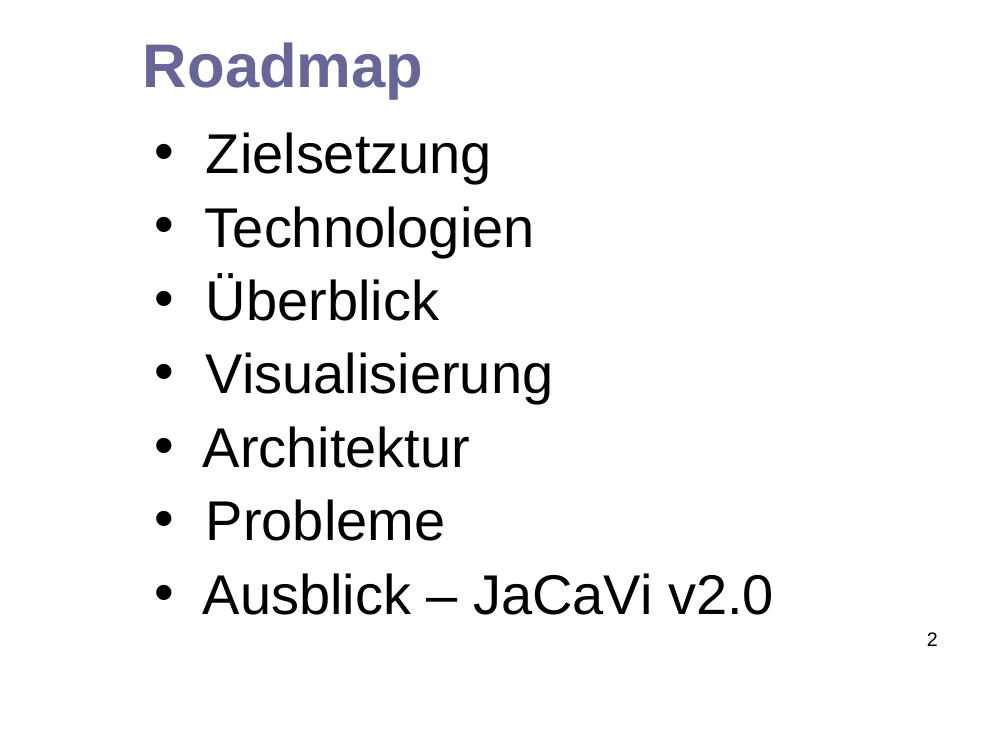
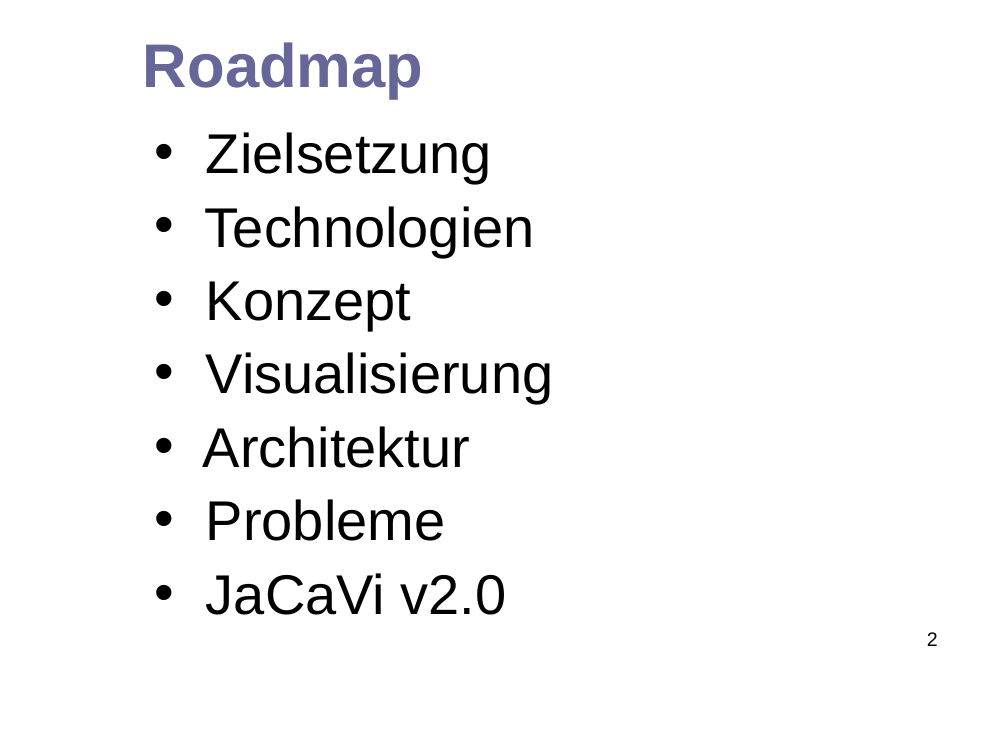
Before and after one commit to hheimbuerger/jacavi, a slide deck: slide 2 of docs/presentation documents/Abschlusspräsentation_JaCaVi.odp. Drawn at 1008x756 pixels with LibreOffice and Linux fonts; fonts in the diff are those of the drawing; background and template pictures are left out. Boxes give left, top, right and bottom in pixels: in the first picture for what was removed or moved away, otherwise in the second. Text is boxed around its words. In the diff, an @@ line names an element or a change of style, - is before the commit and + after.

```diff
--- a/docs/presentation documents/Abschlusspräsentation_JaCaVi.odp
+++ b/docs/presentation documents/Abschlusspräsentation_JaCaVi.odp
@@ text at (206, 281, 411, 330): text changed @@
-• Überblick
+• Konzept
@@ text at (206, 573, 507, 615): text changed @@
-• Ausblick – JaCaVi v2.0
+• JaCaVi v2.0
```
Also in this commit, not shown: 6 other slides changed, 2 slides added, 2 slides removed.
